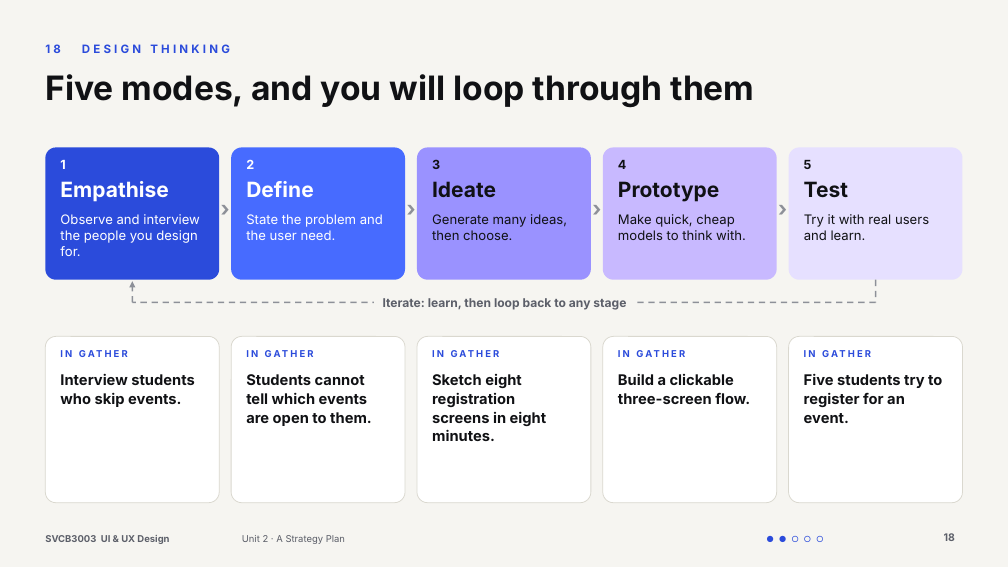
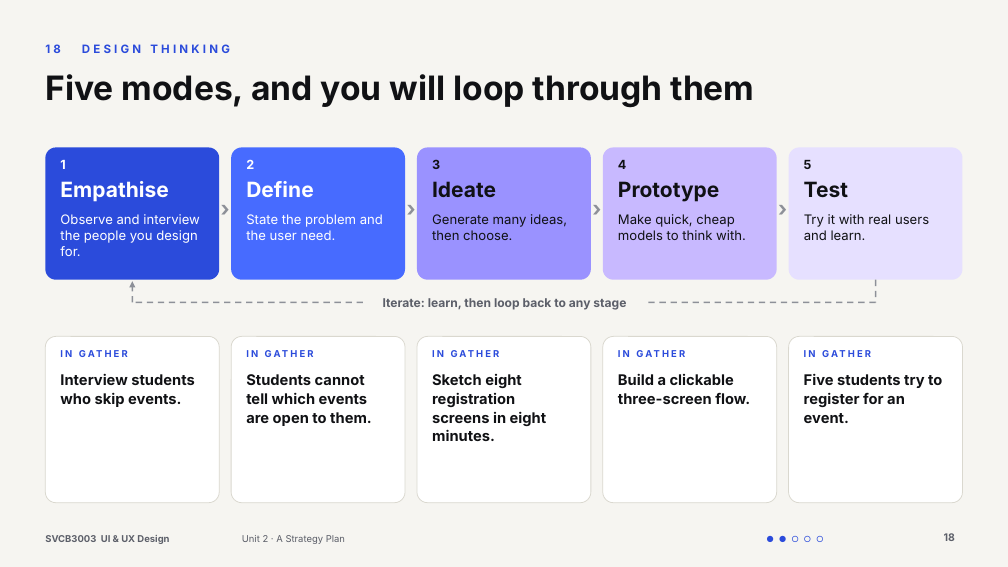
Before and after one commit to Juni233232/Portfolio, a slide deck: slide 18 of ux-ui-presentation/UX-UI-Design-Understanding-the-Experience.pptx. Drawn at 1008x567 pixels with LibreOffice and Linux fonts; fonts in the diff are those of the drawing. Boxes give left, top, right and bottom in pixels: in the first picture for what was removed or moved away, otherwise in the second. Text is boxed around its words. In the diff, an @@ line names an element or a change of style, - is before the commit and + after.

```diff
--- a/ux-ui-presentation/UX-UI-Design-Understanding-the-Experience.pptx
+++ b/ux-ui-presentation/UX-UI-Design-Understanding-the-Experience.pptx
@@ line added from (363, 302) to (132, 302), #8D9098 1.5 pt dashed @@
@@ line moved from (876, 302) - (132, 302) to (876, 302) - (647, 302) @@
```
Also in this commit, not shown: 18 other slides changed, 14 other files.
